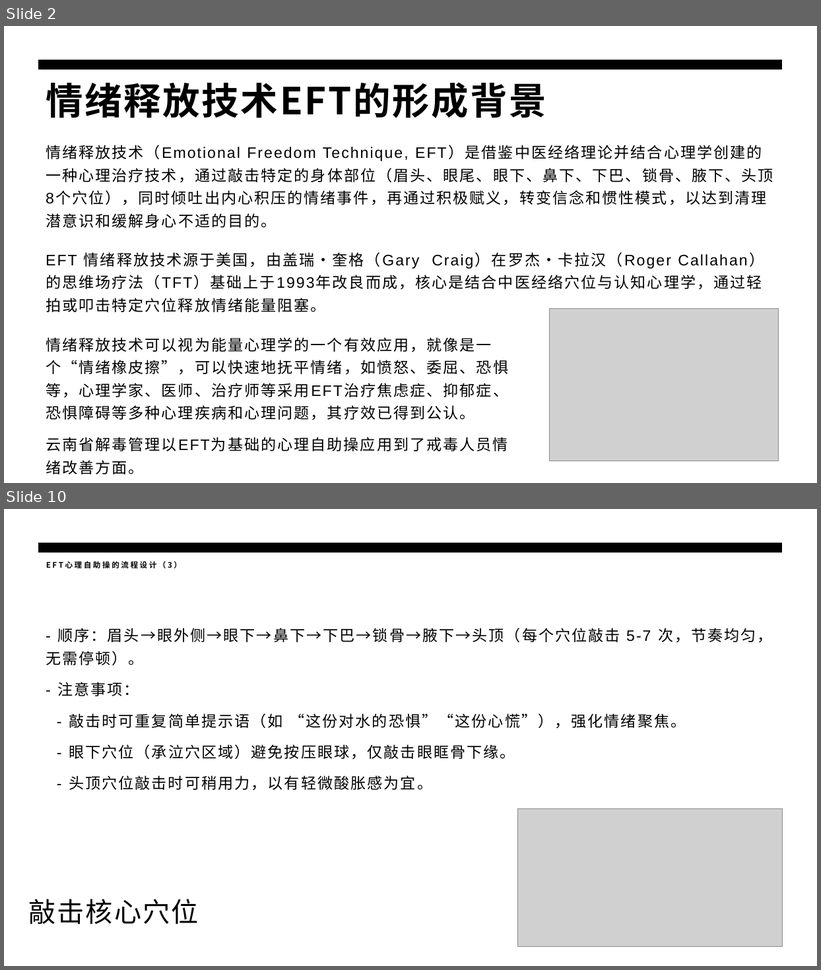
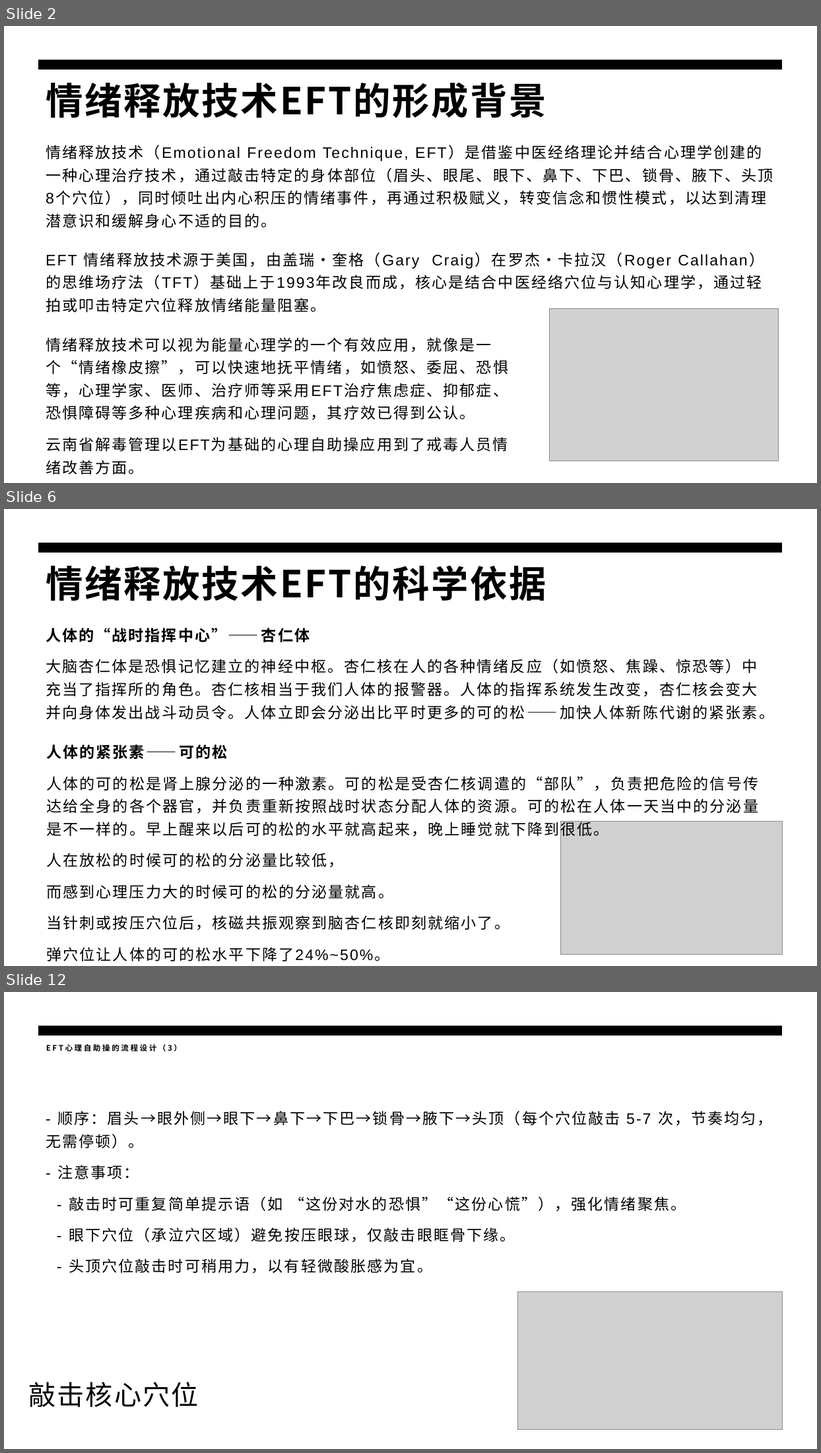
Before and after one commit to panxibei/writing, a slide deck: 44_心理学/28_浥尘伙伴社团原创：音乐治疗/PPT/浥尘伙伴社团原创：情绪释放疗法（EFT）心理训练.pptx. Shown one above the other, each under a label of ours: slides 2 and 10 before the commit, slides 2, 6 and 12 after it; the slides between them are not shown. The pictures are 821x970 and 821x1453 pixels, drawn with LibreOffice and Linux fonts; fonts in the diff are those of the drawing; grey boxes stand for pictures. Boxes give left, top, right and bottom in pixels: in the first picture for what was removed or moved away, otherwise in the second. Text is boxed around its words. In the diff, an @@ line names an element or a change of style, - is before the commit and + after.

```diff
--- a/44_心理学/28_浥尘伙伴社团原创：音乐治疗/PPT/浥尘伙伴社团原创：情绪释放疗法（EFT）心理训练.pptx
+++ b/44_心理学/28_浥尘伙伴社团原创：音乐治疗/PPT/浥尘伙伴社团原创：情绪释放疗法（EFT）心理训练.pptx
@@ slide 6 added at (x1=4, y1=509, x2=817, y2=966), background #FFFFFF; not listed: 1 template element that a slide beside it also shows @@
@@ title added at (x1=46, y1=565, x2=547, y2=601), 44 pt, text #000000, bold @@
+情绪释放技术EFT的科学依据
@@ text added at (x1=46, y1=628, x2=774, y2=720), 18 pt, text #000000 @@
+人体的“战时指挥中心”——杏仁体
+大脑杏仁体是恐惧记忆建立的神经中枢。杏仁核在人的各种情绪反应（如愤怒、焦躁、惊恐等）中充当了指挥所的角色。杏仁核相当于我们人体的报警器。人体的指挥系统发生改变，杏仁核会变大并向身体发出战斗动员令。人体立即会分泌出比平时更多的可的松——加快人体新陈代谢的紧张素。
@@ text added at (x1=46, y1=745, x2=758, y2=962), 18 pt, text #000000 @@
+人体的紧张素——可的松
+人体的可的松是肾上腺分泌的一种激素。可的松是受杏仁核调遣的“部队”，负责把危险的信号传达给全身的各个器官，并负责重新按照战时状态分配人体的资源。可的松在人体一天当中的分泌量是不一样的。早上醒来以后可的松的水平就高起来，晚上睡觉就下降到很低。
+人在放松的时候可的松的分泌量比较低，
+而感到心理压力大的时候可的松的分泌量就高。
+当针刺或按压穴位后，核磁共振观察到脑杏仁核即刻就缩小了。
+弹穴位让人体的可的松水平下降了24%~50%。
@@ picture added at (x1=561, y1=821, x2=783, y2=955) @@
@@ what was slide 10 is now slide 12 @@
```
Also in this commit, not shown: 12 slides changed, 3 other slides added, 1 other file.
